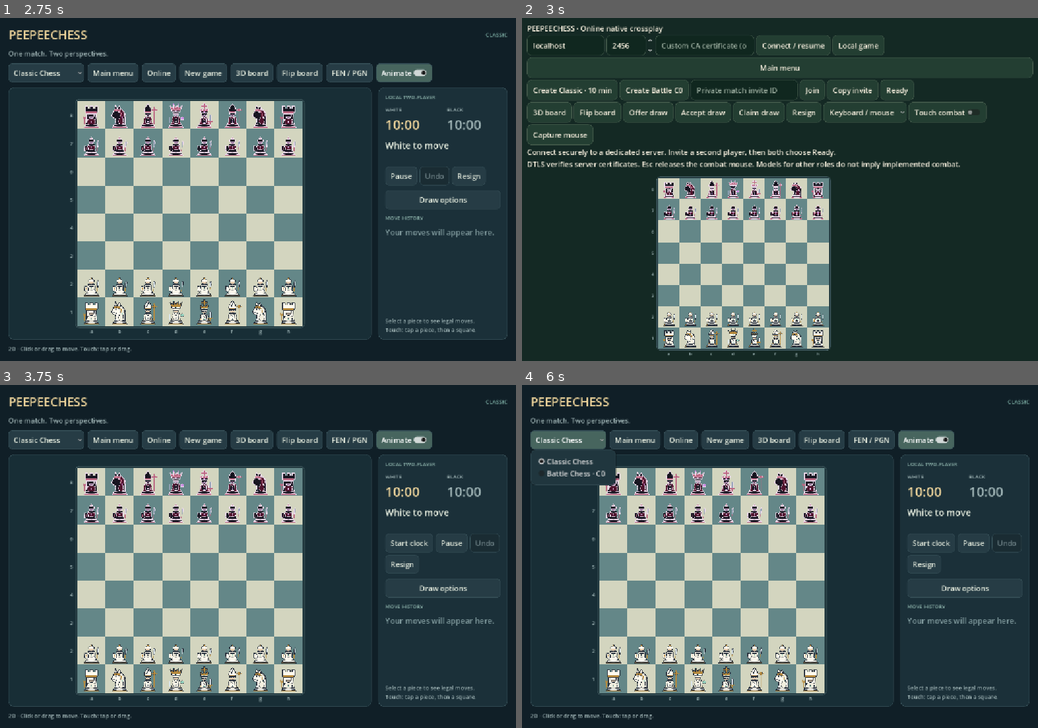
Above: before the commit, frames 1-4 (two rows, left to right).
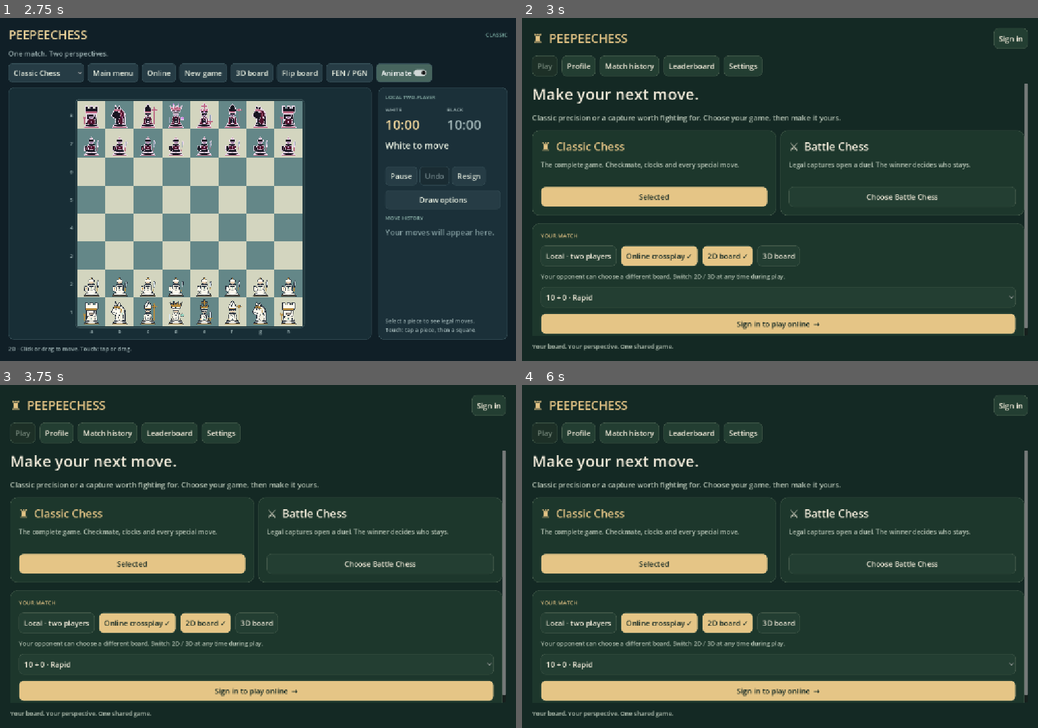
Above: after the commit, the same moments.

Repository: liamvwoudenberg-lang/Peepeechess
Game: Godot game, scene res://ui/application.tscn
Same seed, same stepped clock (60 frames per second), same inputs: the game is played once before the commit and once after it.
Inputs (mouse positions are in pixels of both pictures, inside the frame that each line leads up to):
- Up to frame 1 (2.75 s): click "Start local Classic Chess →" at 0.5 s; click "Main menu" at 1.25 s; click "Start local Classic Chess →" at 2 s
- Up to frame 2 (3 s): click "Online" at 2.75 s
- Up to frame 3 (3.75 s): click (335, 412) at 3.5 s, where only the run before the commit has a clickable "Local game"
- Up to frame 4 (6 s): click (568, 439) at 4.25 s, where only the run before the commit has a clickable "Classic Chess"; click (568, 439) at 5 s, where only the run before the commit has a clickable "Classic Chess"; click (542, 433) at 5.75 s, where only the run after the commit has a clickable "Play"

Frame 1 is identical in both runs. In frame 2, 31% of the frame differs, in the area x 0-100%, y 2-99%; in frame 3, 45%; in frame 4, 46%, in the area x 1-99%, y 3-98%.

Commit message:
Route local Online navigation through account matchmaking and verify controller lifecycle

Diff:
--- a/godot/app/main.gd
+++ b/godot/app/main.gd
@@ -171,7 +171,7 @@
 	mode_select.item_selected.connect(_switch_mode)
 	toolbar.add_child(mode_select)
 	_button(toolbar, "Main menu", _main_menu, "Return to the application menu.")
-	_button(toolbar, "Online", func(): get_tree().change_scene_to_file("res://network/client/online_lobby.tscn"), "Connect to a dedicated ENet server.")
+	_button(toolbar, "Online", _online_menu, "Find an opponent or invite a friend.")
 	_button(toolbar, "New game", _show_new, "Choose a time control and start a local two-player match.")
 	view_button = _button(toolbar, "3D board", func(): set_view(not _view_3d), "Switch views without restarting the match.")
 	flip_button = _button(toolbar, "Flip board", func(): set_flipped(not _flipped), "Change only your local perspective.")
@@ -664,14 +664,23 @@
 		_return_tween.tween_property(board_2d, "modulate:a", 1.0, 0.35)
 
 func _main_menu() -> void:
+	_navigate_menu(false)
+
+func _online_menu() -> void:
+	_navigate_menu(true)
+
+func _navigate_menu(open_online: bool) -> void:
+	var leave = func():
+		AppSettings.launch = {"menu": "online", "mode": "battle" if game is BattleChessMatch else "classic"} if open_online else {}
+		get_tree().change_scene_to_file("res://ui/application.tscn")
 	if game.engine.history.is_empty() or not game.engine.result.is_empty():
-		get_tree().change_scene_to_file("res://ui/application.tscn")
+		leave.call()
 		return
 	var dialog = ConfirmationDialog.new()
 	dialog.title = "Leave local match?"
 	dialog.dialog_text = "This local match is not saved. Return to the main menu?"
 	dialog.ok_button_text = "Main menu"
-	dialog.confirmed.connect(func(): get_tree().change_scene_to_file("res://ui/application.tscn"))
+	dialog.confirmed.connect(leave)
 	dialog.canceled.connect(dialog.queue_free)
 	add_child(dialog)
 	dialog.popup_centered()
--- a/godot/network/client/online_lobby.gd
+++ b/godot/network/client/online_lobby.gd
@@ -169,7 +169,7 @@
 	actions.add_child(touch_toggle)
 	_button(actions, "Capture mouse", _capture_mouse)
 	info = _label(column, "Connect securely to a dedicated server. Invite a second player, then both choose Ready.")
-	notices = _label(column, "DTLS verifies server certificates. Esc releases the combat mouse. Models for other roles do not imply implemented combat.")
+	notices = _label(column, "Choose your own board view. Esc releases the combat mouse.")
 	var split = HBoxContainer.new()
 	split.size_flags_vertical = SIZE_EXPAND_FILL
 	column.add_child(split)
--- a/godot/tests/test_application_ui.gd
+++ b/godot/tests/test_application_ui.gd
@@ -38,6 +38,7 @@
 	await process_frame
 	await process_frame
 	expect(shell.page == "play", "main menu opens on Play")
+	expect(root.get_node_or_null("PlatformInput") != null, "application installs persistent controller adapter")
 	expect(shell.content.get_child_count() >= 4, "mode cards and game setup rendered")
 	await screenshot("application-play")
 	for target in ["account", "settings", "profile", "history", "leaderboard", "play"]:
@@ -77,6 +78,11 @@
 	Settings.animations = false
 	Settings.quality = "low"
 	expect(Settings.save_preferences() == OK, "presentation preferences saved")
+	expect(Engine.max_fps == 30, "low graphics preference only limits presentation frame rate")
+	Settings.set_combat_input(true)
+	expect(not root.get_node("PlatformInput").cursor_enabled, "gamepad pointer yields to combat")
+	Settings.set_combat_input(false)
+	expect(root.get_node("PlatformInput").cursor_enabled, "gamepad pointer resumes on board")
 	var config = ConfigFile.new()
 	expect(config.load("user://preferences.cfg") == OK and config.get_value("presentation", "view3d") == true, "presentation preference persists")
 	expect(not config.has_section_key("network", "token") and not config.has_section("account"), "account credentials never saved in preferences")
--- a/godot/ui/application.gd
+++ b/godot/ui/application.gd
@@ -37,6 +37,10 @@
 func _ready() -> void:
 	Settings.load_preferences()
 	Settings.ensure_platform(get_tree())
+	if Settings.launch.get("menu", "") == "online":
+		var context = Settings.take_launch()
+		online = true
+		selected_mode = "battle" if context.get("mode", "classic") == "battle" else "classic"
 	api = Api.new()
 	add_child(api)
 	_build_theme()
@@ -332,7 +336,7 @@
 	for value in ["low", "balanced", "high"]:
 		var quality: String = value
 		_button(quality_row, value.capitalize() + (" ✓" if Settings.quality == value else ""), func(): Settings.quality = quality; Settings.save_preferences(); navigate("settings"), Settings.quality == value)
-	_label(card, "Low: 30 FPS, no antialiasing. Balanced: 60 FPS, 2× antialiasing. High: uncapped, 4× antialiasing. Server simulation remains authoritative at 60 ticks per second.", 14, MUTED)
+	_label(card, "Low: 30 FPS, no antialiasing. Balanced: 60 FPS, 2× antialiasing. High: uncapped, 4× antialiasing. Graphics quality affects this device only.", 14, MUTED)
 	_label(card, "Master volume", 18, GOLD)
 	var volume = HSlider.new()
 	volume.min_value = 0
Not shown, changed: docs/application/PLAYER_GUIDE.md
